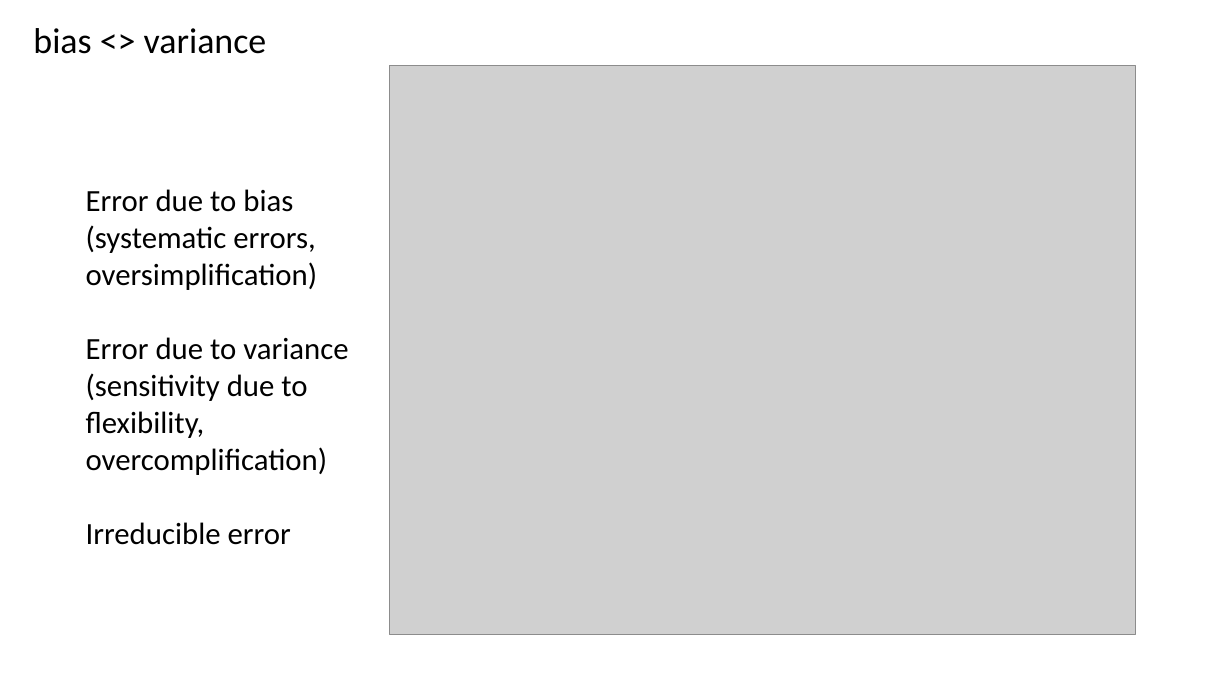
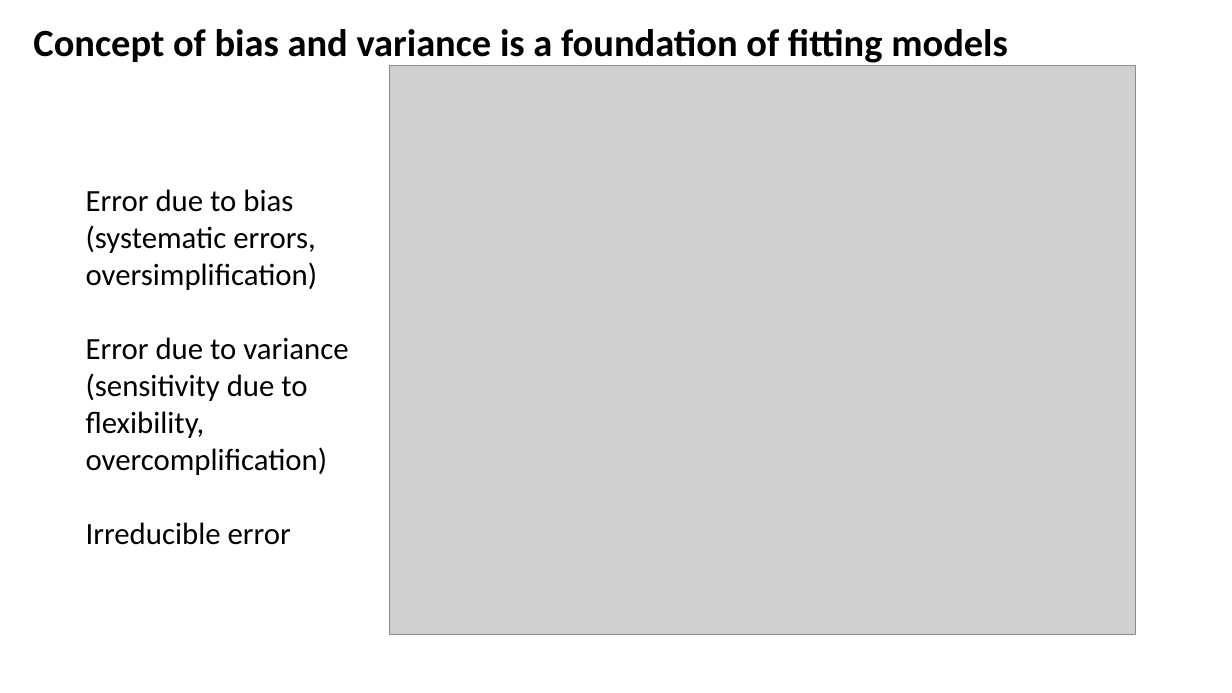
Before and after one commit to CompOmics/ML_AI_Analytical_Chemistry_Course, a slide deck: slide 9 of 03_Evaluation/slides/3_3_ensemble_learning.pptx. Drawn at 1232x693 pixels with LibreOffice and Linux fonts; fonts in the diff are those of the drawing; grey boxes stand for pictures. Boxes give left, top, right and bottom in pixels: in the first picture for what was removed or moved away, otherwise in the second. Text is boxed around its words. In the diff, an @@ line names an element or a change of style, - is before the commit and + after.

```diff
--- a/03_Evaluation/slides/3_3_ensemble_learning.pptx
+++ b/03_Evaluation/slides/3_3_ensemble_learning.pptx
@@ text at (x1=33, y1=29, x2=1008, y2=66): text changed; size 28 to 30 pt; bold on @@
-bias <> variance
+Concept of bias and variance is a foundation of fitting models
```
Also in this commit, not shown: 16 other slides changed, 8 other files.
